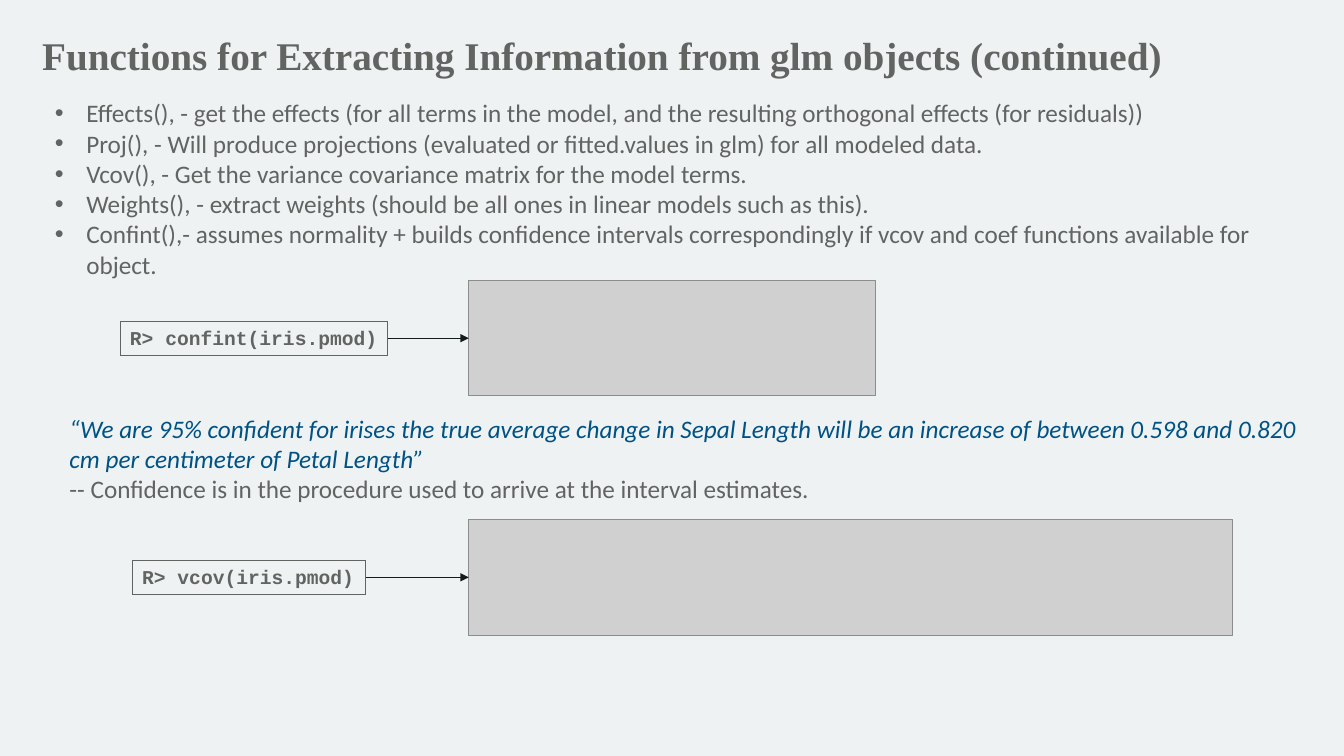
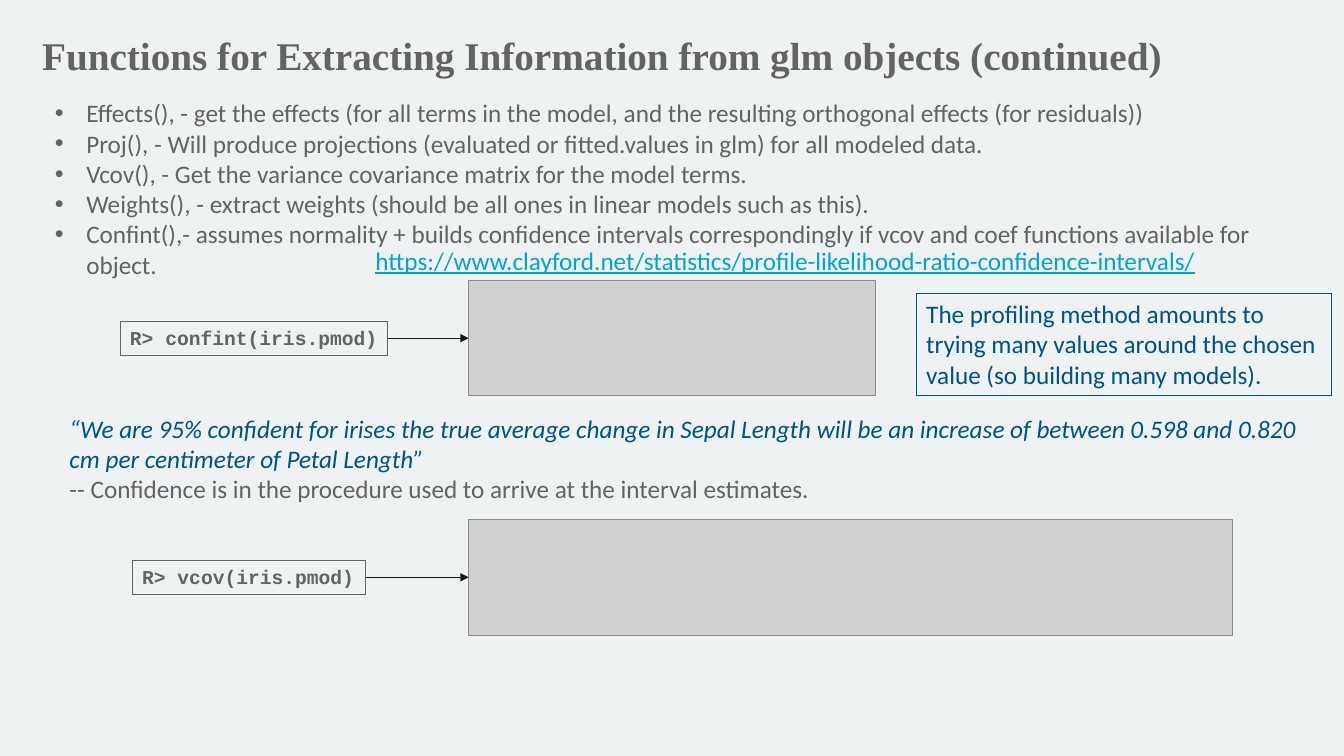
Before and after one commit to mathornton01/2022_UTSW_Lyda_Hill_Department_Beginning_R_Nanocourse, a slide deck: slide 33 of Slides/IntroductionToRForBeginners_DayII_MT.pptx (slide 31 before the commit). Drawn at 1344x756 pixels with LibreOffice and Linux fonts; fonts in the diff are those of the drawing; grey boxes stand for pictures; background and template pictures are left out. Boxes give left, top, right and bottom in pixels: in the first picture for what was removed or moved away, otherwise in the second. Text is boxed around its words. In the diff, an @@ line names an element or a change of style, - is before the commit and + after.

```diff
--- a/Slides/IntroductionToRForBeginners_DayII_MT.pptx
+++ b/Slides/IntroductionToRForBeginners_DayII_MT.pptx
@@ text added at (91,252,1194,498), 18 pt, text #02A3D2, underline @@
+https://www.clayford.net/statistics/profile-likelihood-ratio-confidence-intervals/
@@ rectangle added at (917,293,1332,395), outline #005284 0.75 pt, 18 pt, text #005284 @@
+The profiling method amounts to trying many values around the chosen value (so building many models).
```
Also in this commit, not shown: 1 other slide changed, 3 slides added, 1 other file.
